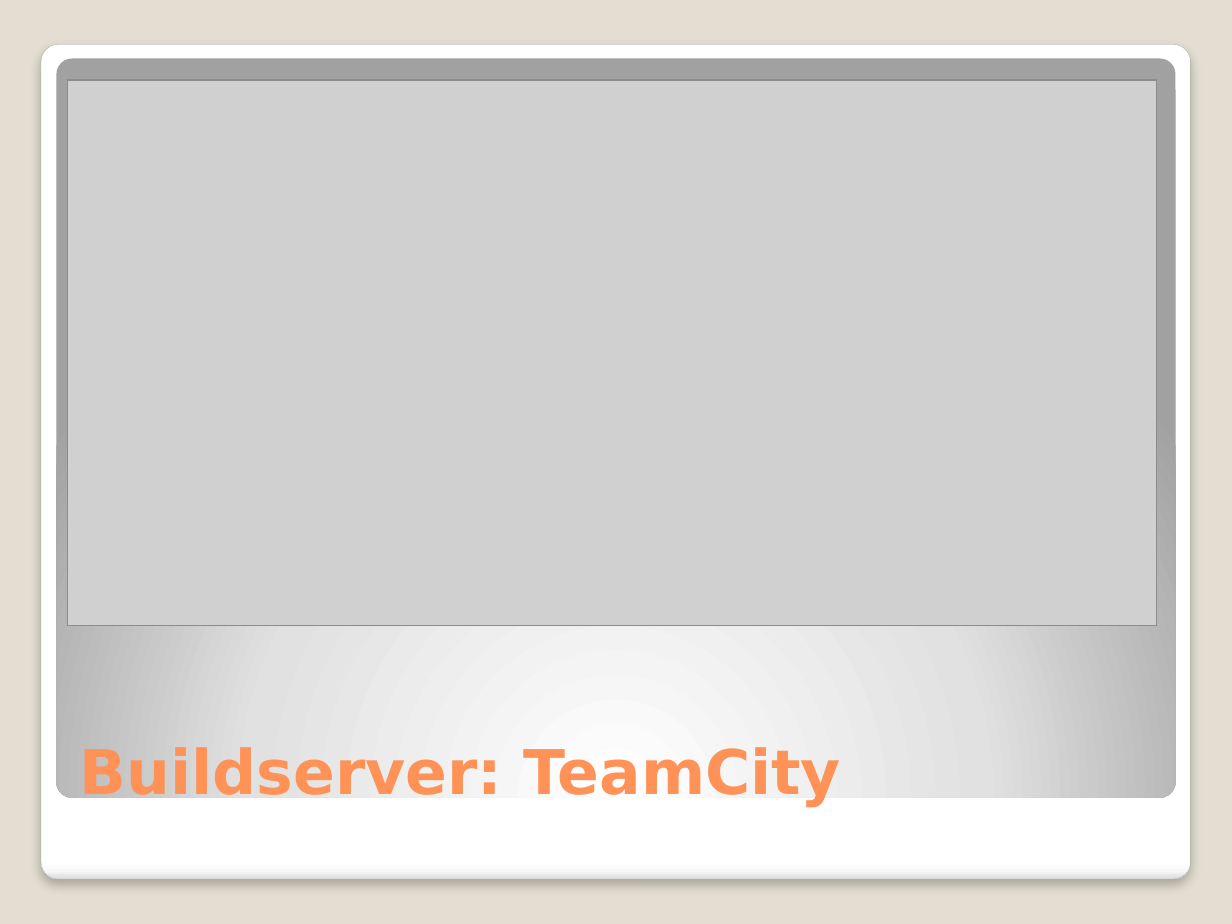
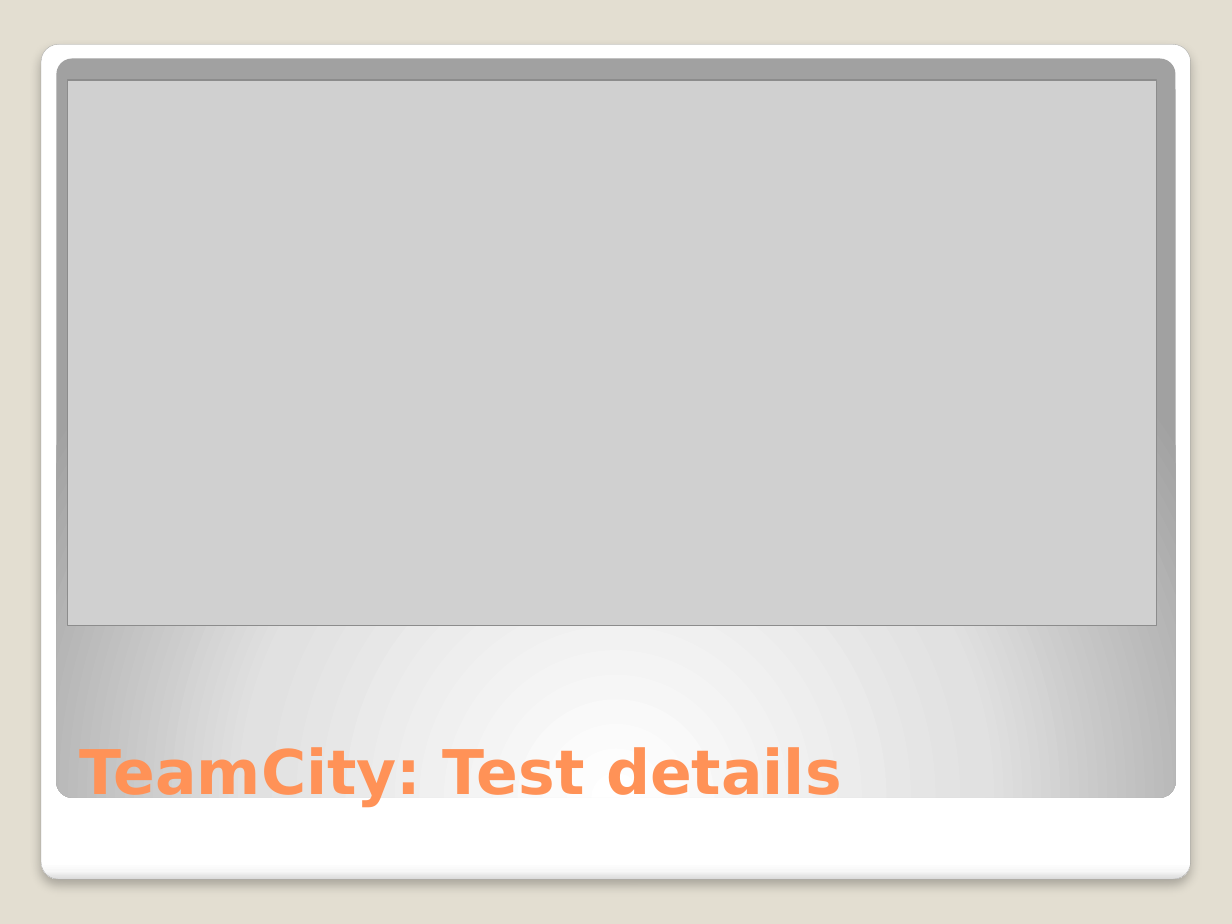
Before and after one commit to michelgrootjans/dkvlessonslearned, a slide deck: slide 38 of slides/Technical Session/Lessons learned.pptx. Drawn at 1232x924 pixels with LibreOffice and Linux fonts; fonts in the diff are those of the drawing; grey boxes stand for pictures. Boxes give left, top, right and bottom in pixels: in the first picture for what was removed or moved away, otherwise in the second. Text is boxed around its words. In the diff, an @@ line names an element or a change of style, - is before the commit and + after.

```diff
--- a/slides/Technical Session/Lessons learned.pptx
+++ b/slides/Technical Session/Lessons learned.pptx
@@ title at bbox=[80, 745, 842, 807]: text changed @@
-Buildserver: TeamCity
+TeamCity: Test details
```
Also in this commit, not shown: 6 other slides changed.
